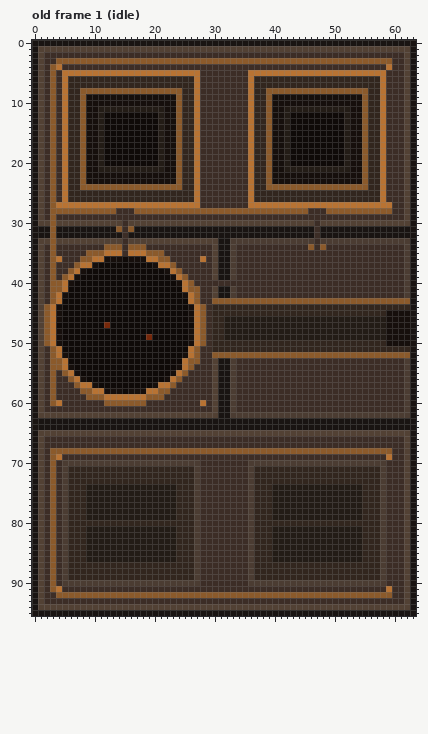
Edited in one commit: pixel-art file (buildings/smelter/sprites/main.aseprite). The picture above was drawn from the file before the commit.
64x96 pixels, 6 frames. Colours within 5 levels of each other are drawn and written as one. Shown: old frame 1 (idle). The commit also changed other frames, which this record leaves out.
And afterwards:
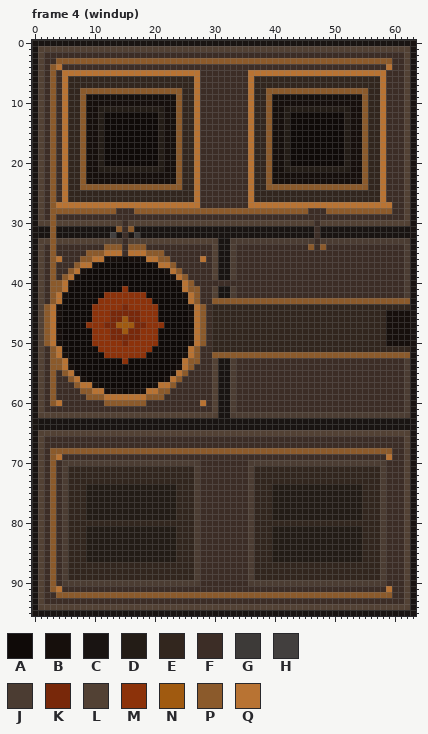
Palette (. is transparent): A #0f0a08  B #160f0c  C #191412  D #231c16  E #32261e  F #3c2d26  G #3d3a38  H #423f3e  J #4b3c32  K #78280a  L #524134  M #8c320a  N #a05a10  P #8b5a2b  Q #b87333
A new or re-ordered frame is compared with the old frame closest to it.
What changed:
frames 6 -> 10
--- frame 4 (windup) is new; against old frame 1 (idle), layers "top", "base"
@@ x 11..19 @@
 31 CCCPFPCCC
-32 CCCCFCCCC
+32 CCHCFCGCC
 33 LLLLFLLLL
@@ x 0..63 @@
 40 CLFPPQBAAAAAAAAAAAAAAAAABQPFFFFFFFFFFFFFFFFFFFFFFFFFFFFFFFFFFFJC
-41 CLFPPQAAAAAAAAAAAAAAAAAAAQPPFFLCCJFFFFFFFFFFFFFFFFFFFFFFFFFFFFJC
-42 CLFPQBAAAAAAAAAAAAAAAAAAABQPFFLCCJFFFFFFFFFFFFFFFFFFFFFFFFFFFFJC
-43 CLFPQAAAAAAAAAAAAAAAAAAAAAQPFFPPPPPPPPPPPPPPPPPPPPPPPPPPPPPPPPPC
-44 CLPQBAAAAAAAAAAAAAAAAAAAAABQPFEEEEEEEEEEEEEEEEEEEEEEEEEEEEEEEEEC
-45 CLPQBAAAAAAAAAAAAAAAAAAAAABQPFEEEEEEEEEEEEEEEEEEEEEEEEEEEEEBBBBC
-46 CLPQBAAAAAAAAAAAAAAAAAAAAABQPFEEDDDDDDDDDDDDDDDDDDDDDDDDDDDBBBBC
-47 CLPQAAAAAAAAKAAAAAAAAAAAAAAQPFEEDDDDDDDDDDDDDDDDDDDDDDDDDDDBBBBC
-48 CLPQBAAAAAAAAAAAAAAAAAAAAABQPFEEDDDDDDDDDDDDDDDDDDDDDDDDDDDBBBBC
-49 CLPQBAAAAAAAAAAAAAAKAAAAAABQPFEEDDDDDDDDDDDDDDDDDDDDDDDDDDDBBBBC
-50 CLPQBAAAAAAAAAAAAAAAAAAAAABQPFEEEEEEEEEEEEEEEEEEEEEEEEEEEEEBBBBC
-51 CLFPQAAAAAAAAAAAAAAAAAAAAAQPFFEEEEEEEEEEEEEEEEEEEEEEEEEEEEEEEEEC
-52 CLFPQBAAAAAAAAAAAAAAAAAAABQPFFPPPPPPPPPPPPPPPPPPPPPPPPPPPPPPPPPC
-53 CLFPPQAAAAAAAAAAAAAAAAAAAQPPFFLCCJFFFFFFFFFFFFFFFFFFFFFFFFFFFFJC
+41 CLFPPQAAAAAAAAAMAAAAAAAAAQPPFFLCCJFFFFFFFFFFFFFFFFFFFFFFFFFFFFJC
+42 CLFPQBAAAAAAMMMMMMMAAAAAABQPFFLCCJFFFFFFFFFFFFFFFFFFFFFFFFFFFFJC
+43 CLFPQAAAAAAMMMMMMMMMAAAAAAQPFFPPPPPPPPPPPPPPPPPPPPPPPPPPPPPPPPPC
+44 CLPQBAAAAAMMMMMKMMMMMAAAAABQPFEEEEEEEEEEEEEEEEEEEEEEEEEEEEEEEEEC
+45 CLPQBAAAAAMMMKKKKKMMMAAAAABQPFEEEEEEEEEEEEEEEEEEEEEEEEEEEEEBBBBC
+46 CLPQBAAAAAMMMKKNKKMMMAAAAABQPFEEEEEEEEEEEEEEEEEEEEEEEEEEEEEBBBBC
+47 CLPQAAAAAMMMKKNNNKKMMMAAAAAQPFEEEEEEEEEEEEEEEEEEEEEEEEEEEEEBBBBC
+48 CLPQBAAAAAMMMKKNKKMMMAAAAABQPFEEEEEEEEEEEEEEEEEEEEEEEEEEEEEBBBBC
+49 CLPQBAAAAAMMMKKKKKMMMAAAAABQPFEEEEEEEEEEEEEEEEEEEEEEEEEEEEEBBBBC
+50 CLPQBAAAAAMMMMMKMMMMMAAAAABQPFEEEEEEEEEEEEEEEEEEEEEEEEEEEEEBBBBC
+51 CLFPQAAAAAAMMMMMMMMMAAAAAAQPFFEEEEEEEEEEEEEEEEEEEEEEEEEEEEEEEEEC
+52 CLFPQBAAAAAAMMMMMMMAAAAAABQPFFPPPPPPPPPPPPPPPPPPPPPPPPPPPPPPPPPC
+53 CLFPPQAAAAAAAAAMAAAAAAAAAQPPFFLCCJFFFFFFFFFFFFFFFFFFFFFFFFFFFFJC
 54 CLFPPQBAAAAAAAAAAAAAAAAABQPFFFLCCJFFFFFFFFFFFFFFFFFFFFFFFFFFFFJC
